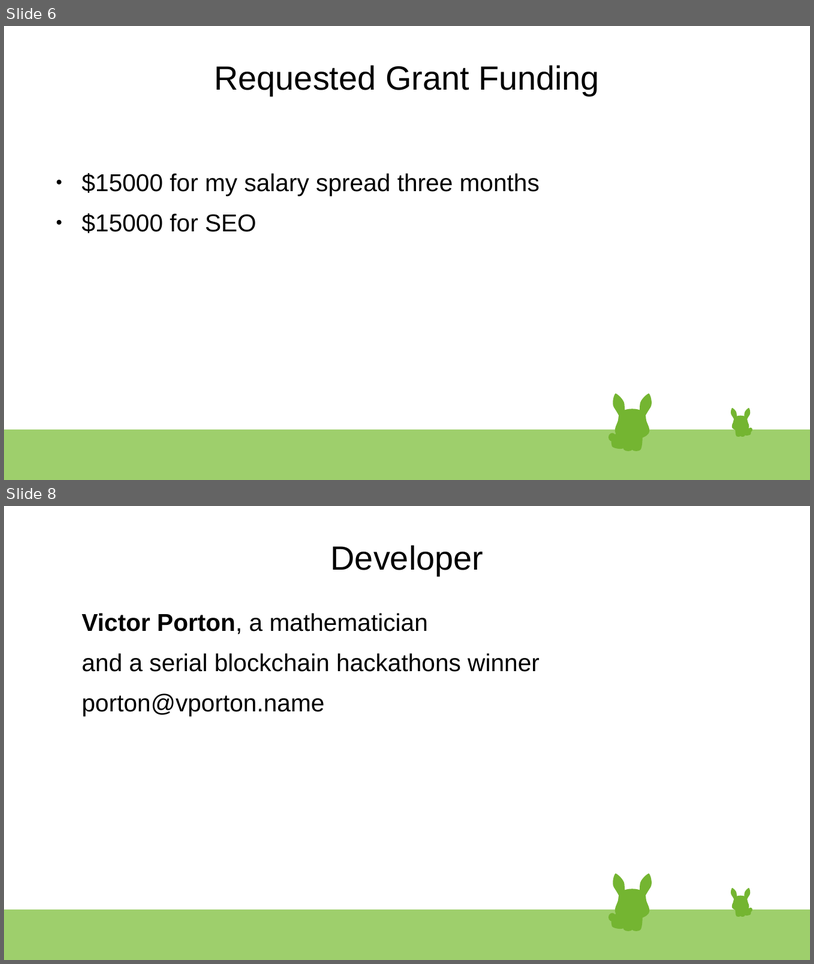
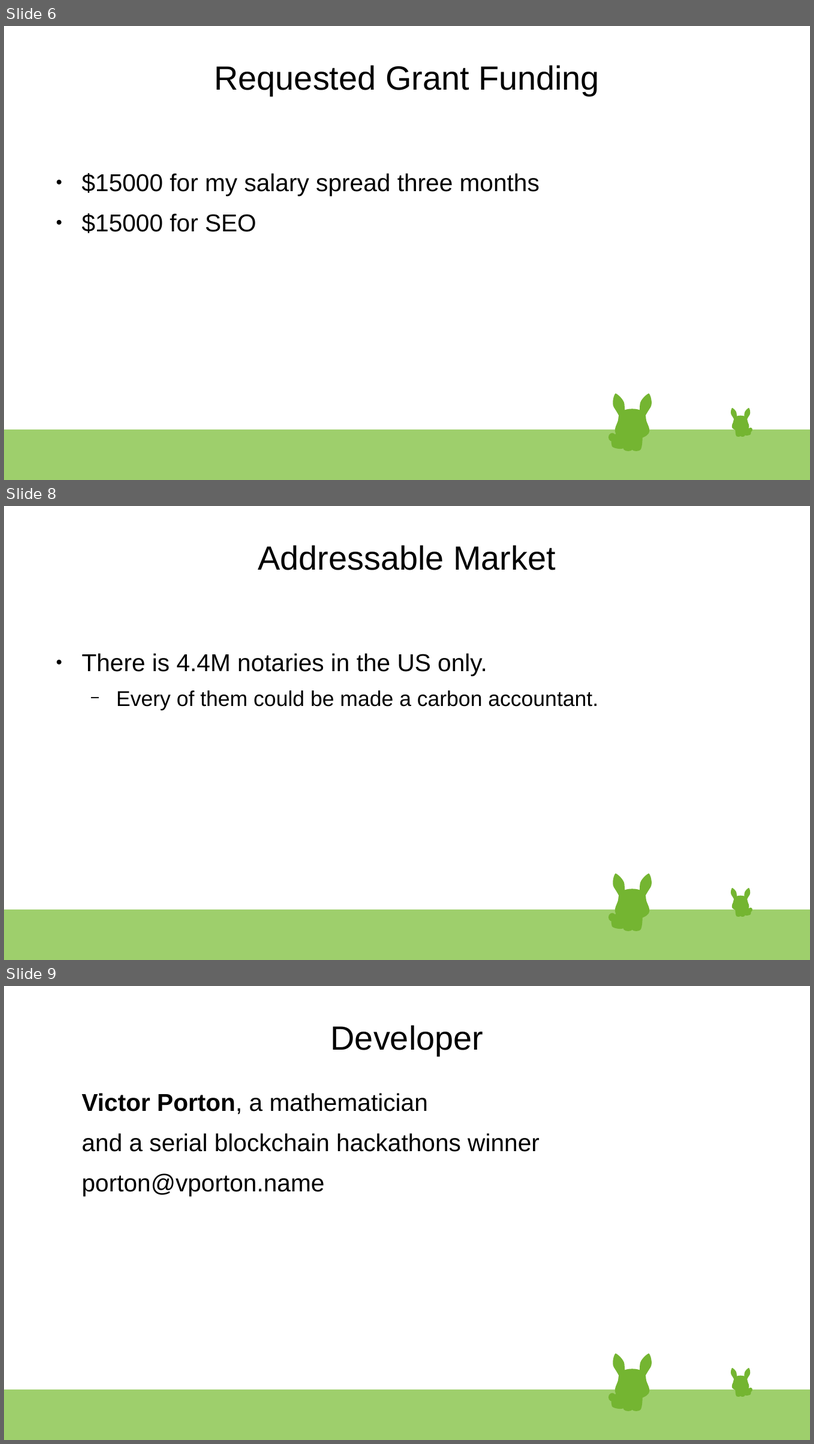
Before and after one commit to vporton/carbon-flow, a slide deck: doc/presentation.odp. Shown one above the other, each under a label of ours: slides 6 and 8 before the commit, slides 6, 8 and 9 after it; the slides between them are not shown. The pictures are 814x964 and 814x1444 pixels, drawn with LibreOffice and Linux fonts; fonts in the diff are those of the drawing. Boxes give left, top, right and bottom in pixels: in the first picture for what was removed or moved away, otherwise in the second. Text is boxed around its words. In the diff, an @@ line names an element or a change of style, - is before the commit and + after.

```diff
--- a/doc/presentation.odp
+++ b/doc/presentation.odp
@@ slide 8 added at <box>4,506,810,960</box>, background #FFFFFF; not listed: 47 template elements that a slide beside it also shows @@
@@ title added at <box>258,545,556,570</box>, 33 pt, text #000000 @@
+Addressable Market
@@ text added at <box>82,653,599,710</box>, 21 pt, text #000000 @@
+● There is 4.4M notaries in the US only.
+  − Every of them could be made a carbon accountant.
@@ what was slide 8 is now slide 9 @@
```
Also in this commit, not shown: 1 slide changed.
